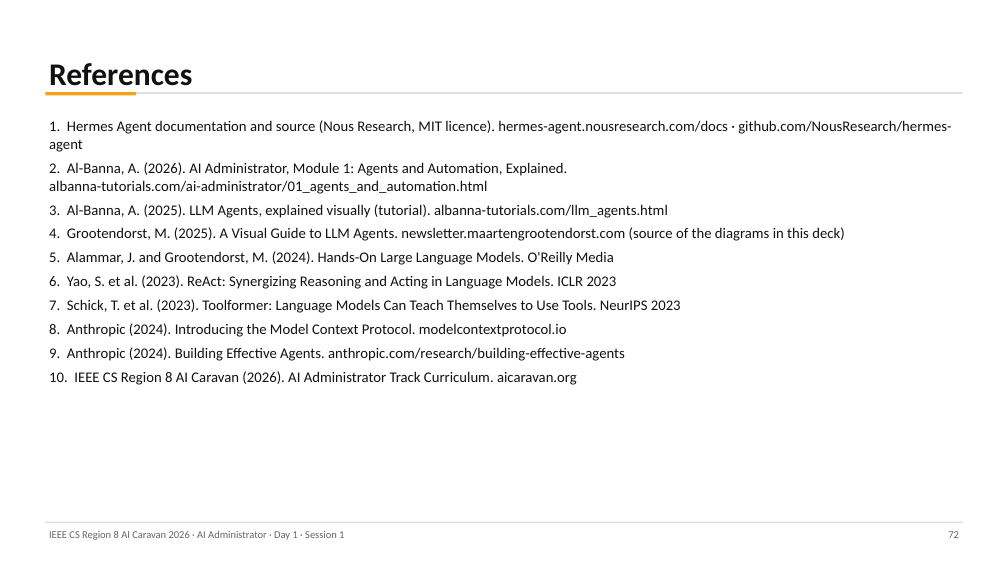
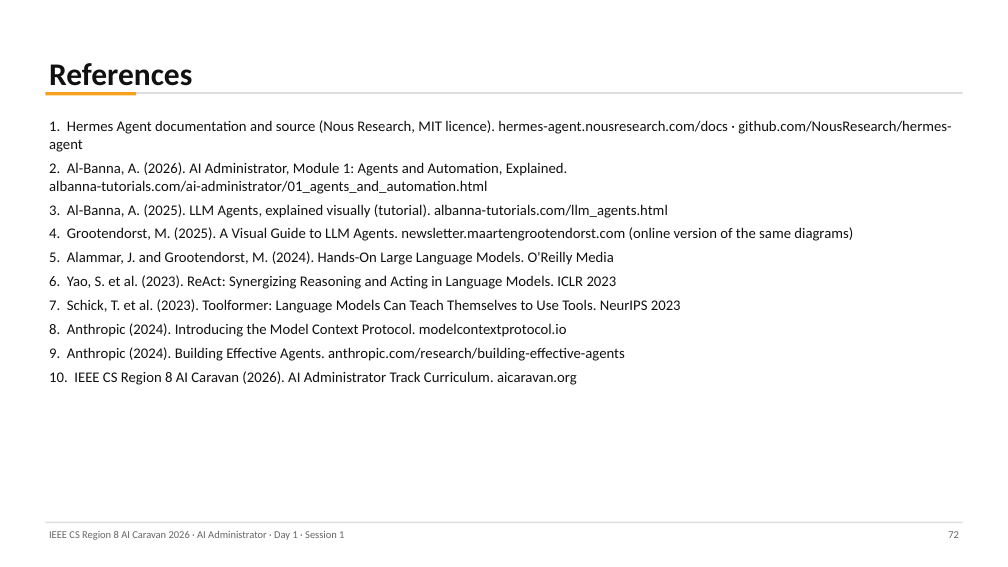
Before and after one commit to abedbanna/snippet-vault, a slide deck: slide 72 of instructor/ai-administrator/out/day1/Day1_S1_Foundations.pptx. Drawn at 1008x567 pixels with LibreOffice and Linux fonts; fonts in the diff are those of the drawing. Boxes give left, top, right and bottom in pixels: in the first picture for what was removed or moved away, otherwise in the second. Text is boxed around its words. In the diff, an @@ line names an element or a change of style, - is before the commit and + after.

```diff
--- a/instructor/ai-administrator/out/day1/Day1_S1_Foundations.pptx
+++ b/instructor/ai-administrator/out/day1/Day1_S1_Foundations.pptx
@@ text at box(49, 227, 853, 241): text changed @@
-4. Grootendorst, M. (2025). A Visual Guide to LLM Agents. newsletter.maartengrootendorst.com (source of the diagrams in this deck)
+4. Grootendorst, M. (2025). A Visual Guide to LLM Agents. newsletter.maartengrootendorst.com (online version of the same diagrams)
```
Also in this commit, not shown: 27 other slides changed, 9 other files.
